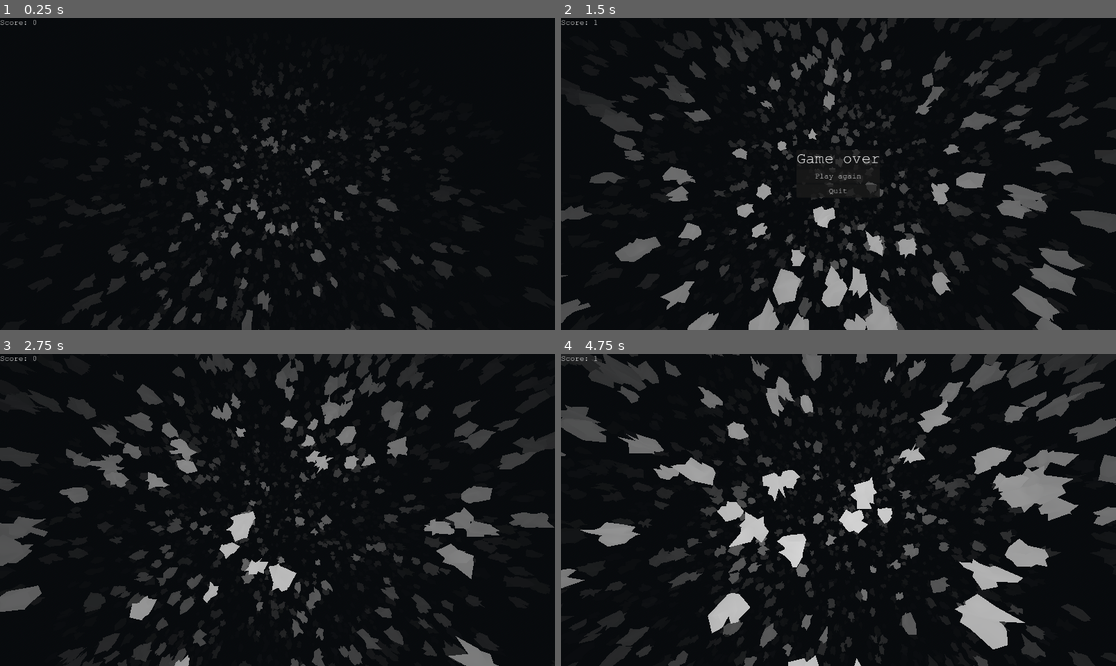
Above: before the commit, frames 1-4 (two rows, left to right).
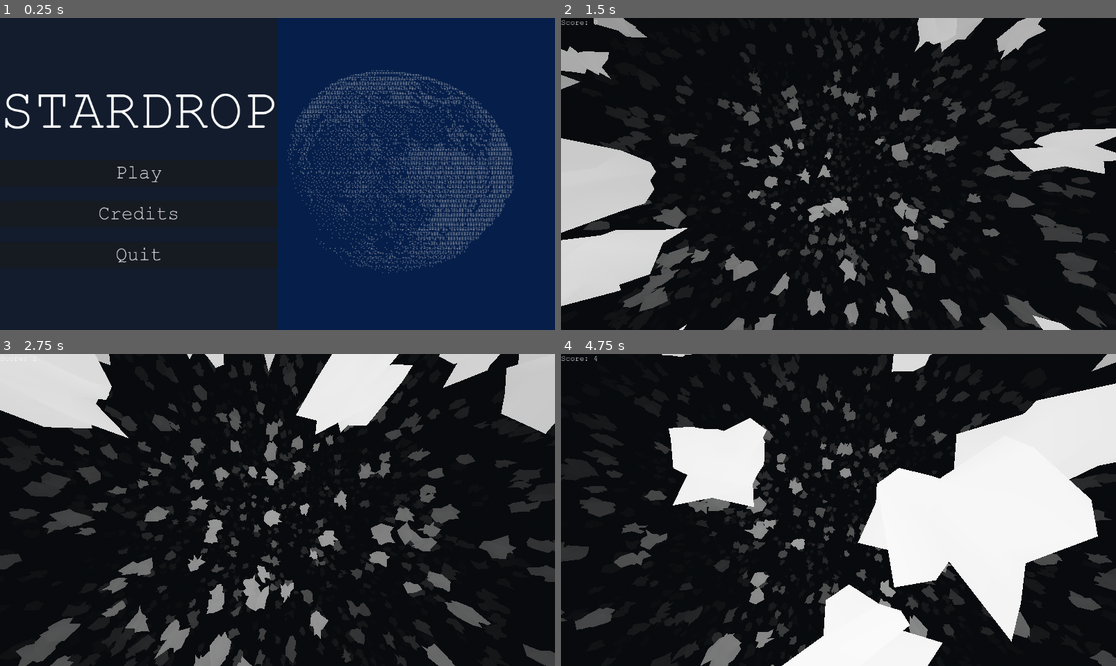
Above: after the commit, the same moments.

Repository: crfews/space-jam
Game: Godot game, scene res://scenes/start.tscn
Same seed, same stepped clock (60 frames per second), same inputs: the game is played once before the commit and once after it. Before the commit the project starts from res://testing/game.tscn.
Inputs (mouse positions are in pixels of both pictures, inside the frame that each line leads up to):
- Up to frame 1 (0.25 s): no input
- Up to frame 2 (1.5 s): click (699, 174) at 0.5 s, where only the run after the commit has a clickable "Play"; hold Right (ui_right) from 1.28 s (still down)
- Up to frame 3 (2.75 s): release Right (ui_right) at 2 s; click (277, 513) at 2 s, where only the run before the commit has a clickable "Play again"
- Up to frame 4 (4.75 s): hold Down (ui_down) 2.78-3.5 s; click (838, 513) at 3.5 s, where only the run before the commit has a clickable "Play again"; hold Right (ui_right) from 4.28 s (still down)

The runs differ from the first frame. In frame 1, 86% of the frame differs, in the area x 0-100%, y 0-100%; in frame 2, 35%; in frame 3, 37%; in frame 4, 48%.

Commit message:
add start screen

Diff:
--- a/project.godot
+++ b/project.godot
@@ -11,7 +11,7 @@
 [application]
 
 config/name="space-jam (Copy)"
-run/main_scene="uid://crkqi0ugl3rf6"
+run/main_scene="uid://dtposlq6nmj7t"
 config/features=PackedStringArray("4.6", "Forward Plus")
 config/icon="res://icon.svg"
 
--- a/scenes/TitleScreen.tscn
+++ b/scenes/TitleScreen.tscn
@@ -1,7 +1,6 @@
 [gd_scene format=3 uid="uid://7augjjpw2vg6"]
 
-[ext_resource type="Texture2D" uid="uid://cqq6vjslj8vry" path="res://resources/gray_STARDROP.png" id="1_ch40n"]
-[ext_resource type="Texture2D" uid="uid://f1fdyhsfoobo" path="res://resources/gray_moon.png" id="6_q5k6y"]
+[ext_resource type="Texture2D" uid="uid://bo7vg42w6nr40" path="res://resources/gray_moon_500.png" id="1_qyuap"]
 
 [node name="TitleScreen" type="Control" unique_id=1841516237]
 layout_mode = 3
@@ -13,8 +12,8 @@
 
 [node name="MainMenu" type="MarginContainer" parent="." unique_id=1643858647]
 layout_mode = 0
-offset_right = 40.0
-offset_bottom = 40.0
+offset_right = 1152.0
+offset_bottom = 648.0
 
 [node name="HBoxContainer" type="HBoxContainer" parent="MainMenu" unique_id=1443890281]
 layout_mode = 2
@@ -27,23 +26,24 @@
 theme_override_constants/separation = 30
 alignment = 1
 
-[node name="STARDROP TITLE" type="TextureRect" parent="MainMenu/HBoxContainer/PanelContainer/VBoxContainer" unique_id=36736831]
+[node name="Label" type="Label" parent="MainMenu/HBoxContainer/PanelContainer/VBoxContainer" unique_id=1168904116]
 layout_mode = 2
-texture = ExtResource("1_ch40n")
+theme_override_font_sizes/font_size = 120
+text = "STARDROP"
 
 [node name="play" type="Button" parent="MainMenu/HBoxContainer/PanelContainer/VBoxContainer" unique_id=836926207]
 layout_mode = 2
-theme_override_font_sizes/font_size = 200
+theme_override_font_sizes/font_size = 40
 text = "Play"
 
 [node name="credits" type="Button" parent="MainMenu/HBoxContainer/PanelContainer/VBoxContainer" unique_id=1666736949]
 layout_mode = 2
-theme_override_font_sizes/font_size = 200
+theme_override_font_sizes/font_size = 40
 text = "Credits"
 
 [node name="quit" type="Button" parent="MainMenu/HBoxContainer/PanelContainer/VBoxContainer" unique_id=638118134]
 layout_mode = 2
-theme_override_font_sizes/font_size = 200
+theme_override_font_sizes/font_size = 40
 text = "Quit"
 
 [node name="CenterContainer2" type="CenterContainer" parent="MainMenu/HBoxContainer" unique_id=732690645]
@@ -54,4 +54,4 @@
 
 [node name="Moon" type="TextureRect" parent="MainMenu/HBoxContainer/CenterContainer" unique_id=827737325]
 layout_mode = 2
-texture = ExtResource("6_q5k6y")
+texture = ExtResource("1_qyuap")
--- a/start.gd
+++ b/start.gd
@@ -18,4 +18,4 @@
 
 
 func _on_quit_pressed() -> void:
-	quit()
+	get_tree().quit()
--- a/testing/scripts/gamemanager.gd
+++ b/testing/scripts/gamemanager.gd
@@ -2,12 +2,12 @@
 
 @onready var score_display = $"../CanvasLayer/ScoreLabel"
 @onready var game_over_menu = $"../CanvasLayer/GameOverMenu"
-
 var score: int = 0
 var is_game_over: bool = false
 
 func _ready() -> void:
 	print("GameManager ready")
+
 	score_display.text = "Score: 0"
 	game_over_menu.hide()
 
Binary file added: resources/gray_moon_500.png
Not shown, added: resources/gray_moon_500.png.import
Not shown, added: scenes/start.tscn2140063443.tmp
